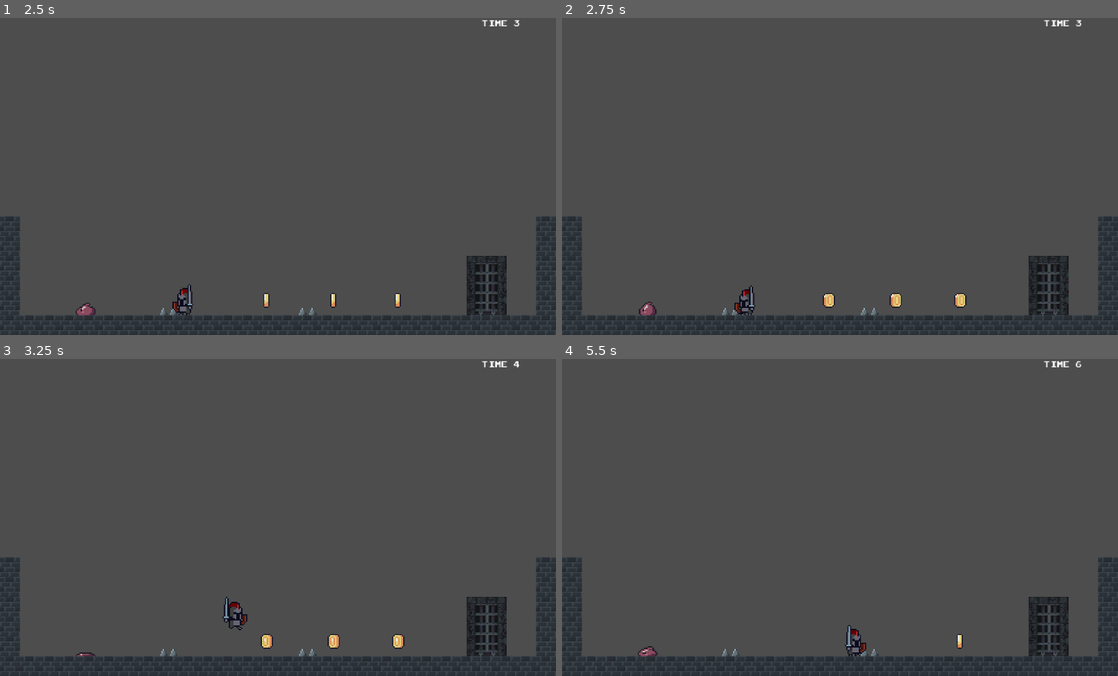
Above: before the commit, frames 1-4 (two rows, left to right).
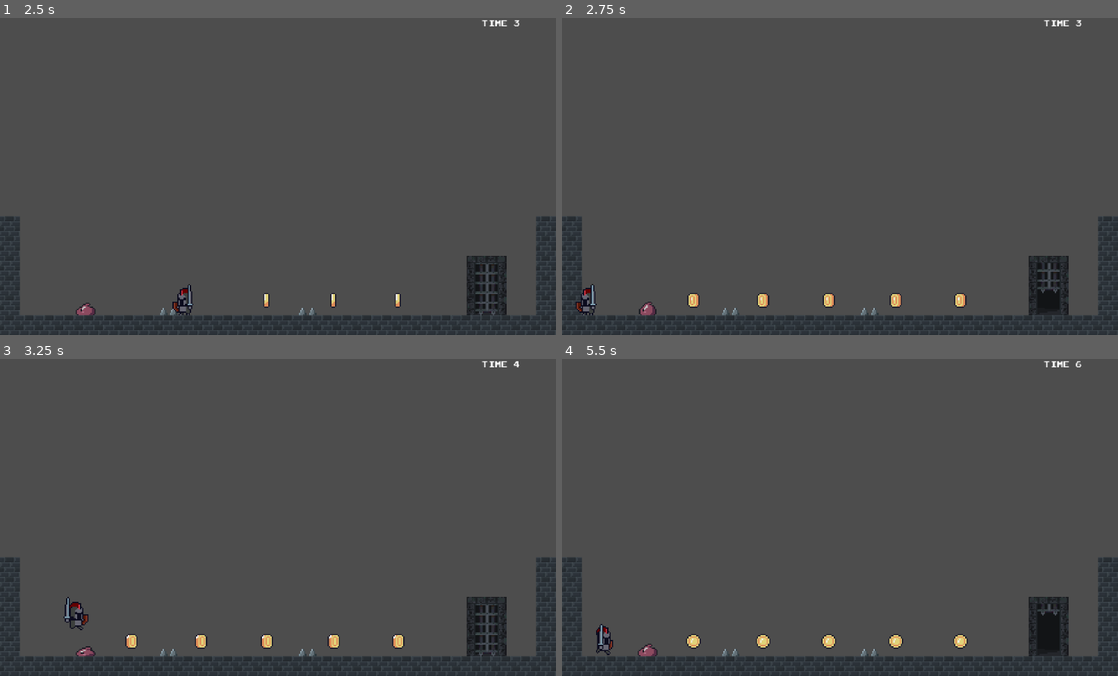
Above: after the commit, the same moments.

Repository: rubengm82/knight-hop
Game: Godot game, scene res://src/stages/main_scene.tscn
Two runs of this game, one before a commit and one after it. Both use one fixed random seed, a clock stepped at 60 frames per second and the inputs below. Sound files missing from this copy of the repository are replaced by a short silence.
Inputs:
- Up to frame 1 (2.5 s): hold Right (move_right) 0.53-2.03 s; tap Space (move_jump) at 0.77, 1.52 s; hold Left (move_left) from 2.03 s (still down)
- Up to frame 2 (2.75 s): keep holding Left (move_left)
- Up to frame 3 (3.25 s): release Left (move_left) at 2.78 s; hold Right (move_right) from 2.78 s (still down); tap Space (move_jump) at 3.02 s
- Up to frame 4 (5.5 s): tap Space (move_jump) at 3.77, 4.52 s; release Right (move_right) at 4.28 s; hold Left (move_left) 4.28-5.03 s; hold Right (move_right) from 5.03 s (still down)

Frame 1 is identical in both runs. In frame 2, 1.0% of the frame differs, in the area x 2-90%, y 77-94%; in frame 3, 0.9%; in frame 4, 1.2%, in the area x 6-90%, y 77-94%.

Commit message:
Al tocar pinchos ya reinicia el nivel desde el principio usando el metodo de main_scene.

Diff:
--- a/src/knight/knight.gd
+++ b/src/knight/knight.gd
@@ -200,5 +200,8 @@
 
 
 func _on_area_2d_body_entered(body: Node2D) -> void:
-	print("Toque pinchos")
-	pass # Replace with function body.
+	# Obtener la escena principal para reiniciar el nivel
+	var main_scene = get_tree().root.get_node("MainScene")
+
+	if main_scene and main_scene.has_method("reinicar_nivel"):
+		main_scene.reinicar_nivel()
